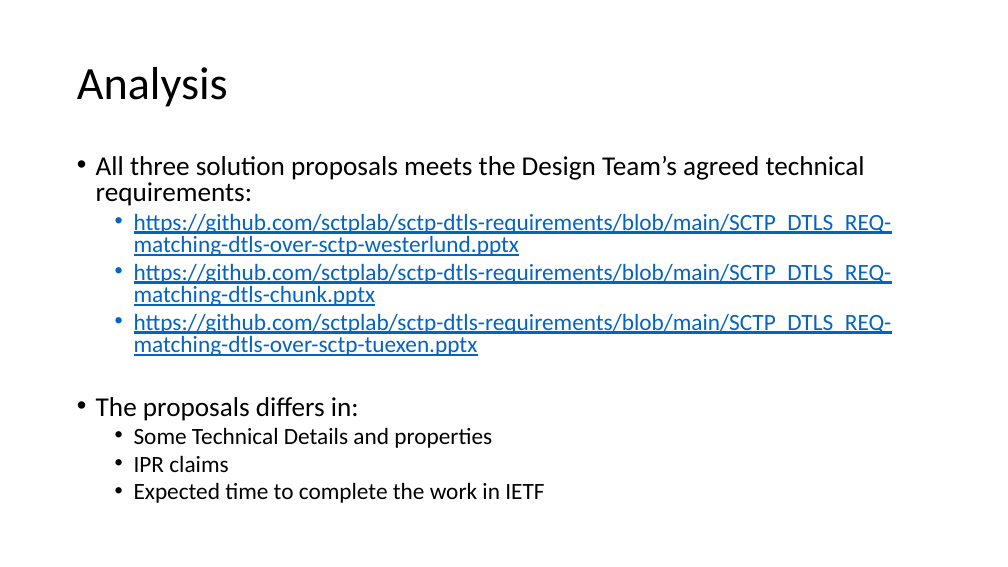
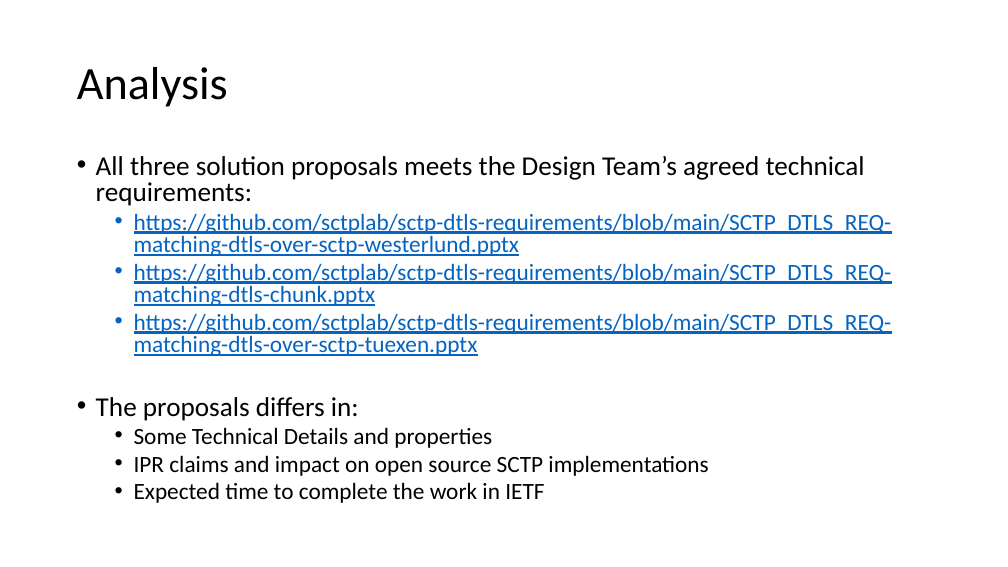
Before and after one commit to sctplab/sctp-dtls-requirements, a slide deck: slide 5 of dtls-for-sctp-design-team-report.pptx. Drawn at 1008x567 pixels with LibreOffice and Linux fonts; fonts in the diff are those of the drawing. Boxes give left, top, right and bottom in pixels: in the first picture for what was removed or moved away, otherwise in the second. Text is boxed around its words. In the diff, an @@ line names an element or a change of style, - is before the commit and + after.

```diff
--- a/dtls-for-sctp-design-team-report.pptx
+++ b/dtls-for-sctp-design-team-report.pptx
@@ text at (x1=134, y1=455, x2=708, y2=476): text changed @@
-  • IPR claims
+  • IPR claims and impact on open source SCTP implementations
```
Also in this commit, not shown: 3 other slides changed.
